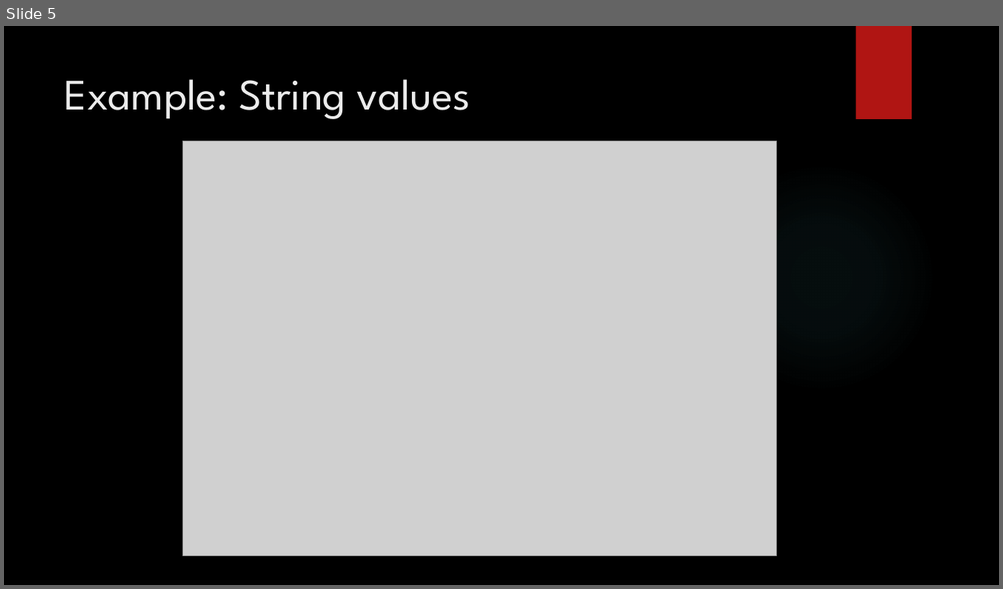
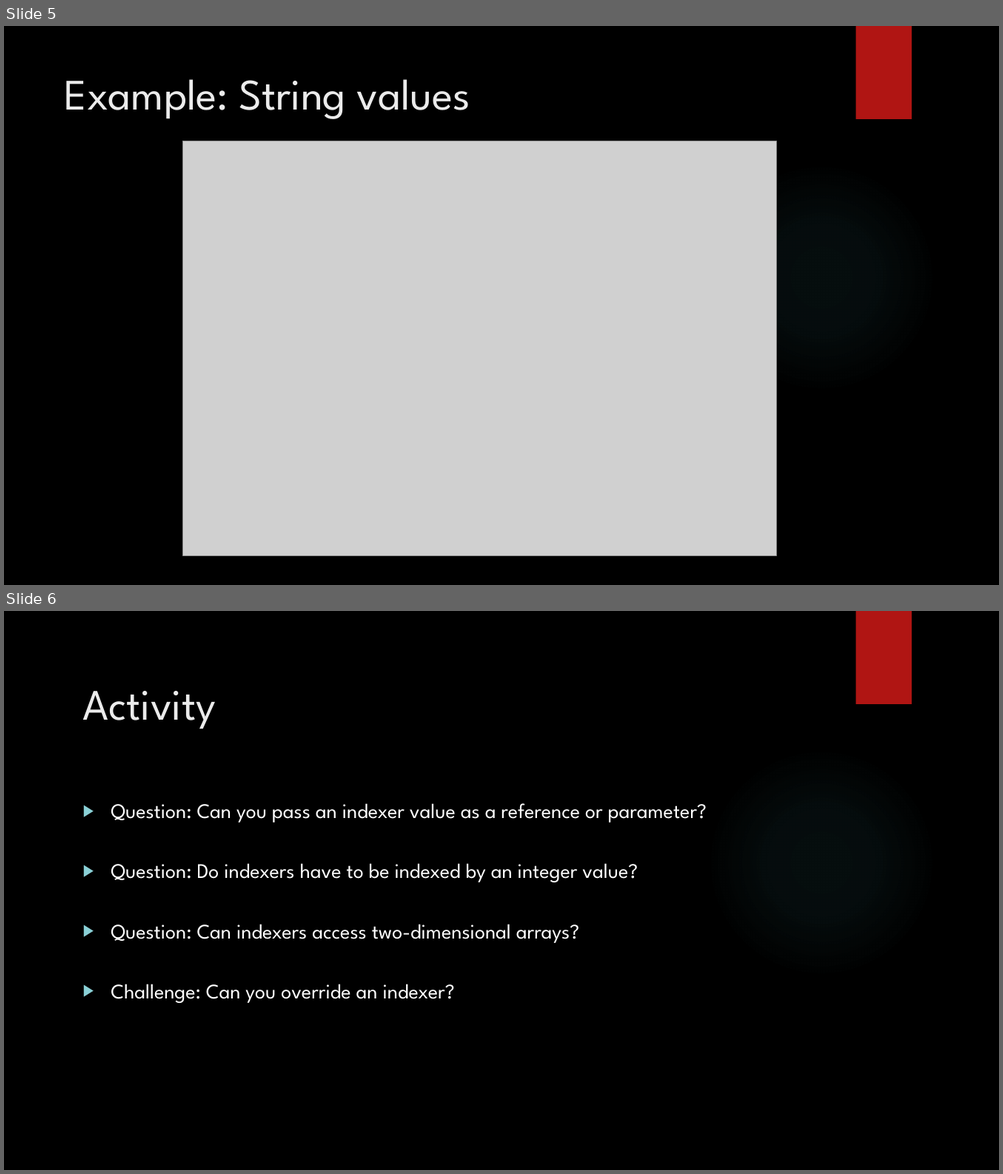
Before and after one commit to J-O-K-E-R/3717, a slide deck: 3951/Indexes.pptx. Shown one above the other, each under a label of ours: slide 5 before the commit, slides 5 and 6 after it. The pictures are 1003x589 and 1003x1174 pixels, drawn with LibreOffice and Linux fonts; fonts in the diff are those of the drawing; grey boxes stand for pictures; background and template pictures are left out. Boxes give left, top, right and bottom in pixels: in the first picture for what was removed or moved away, otherwise in the second. Text is boxed around its words. In the diff, an @@ line names an element or a change of style, - is before the commit and + after.

```diff
--- a/3951/Indexes.pptx
+++ b/3951/Indexes.pptx
@@ slide 6 added at bbox=[4, 611, 999, 1170], background picture (left out); not listed: 2 template elements that a slide beside it also shows @@
@@ title added at bbox=[83, 691, 216, 729], 42 pt, text #EBEBEB @@
+Activity
@@ text added at bbox=[111, 803, 706, 1003], 20 pt, text #FFFFFF @@
+▶ Question: Can you pass an indexer value as a reference or parameter?
+▶ Question: Do indexers have to be indexed by an integer value?
+▶ Question: Can indexers access two-dimensional arrays?
+▶ Challenge: Can you override an indexer?
```
Also in this commit, not shown: 3 slides changed, 1 other slide added, 2 slides removed.
